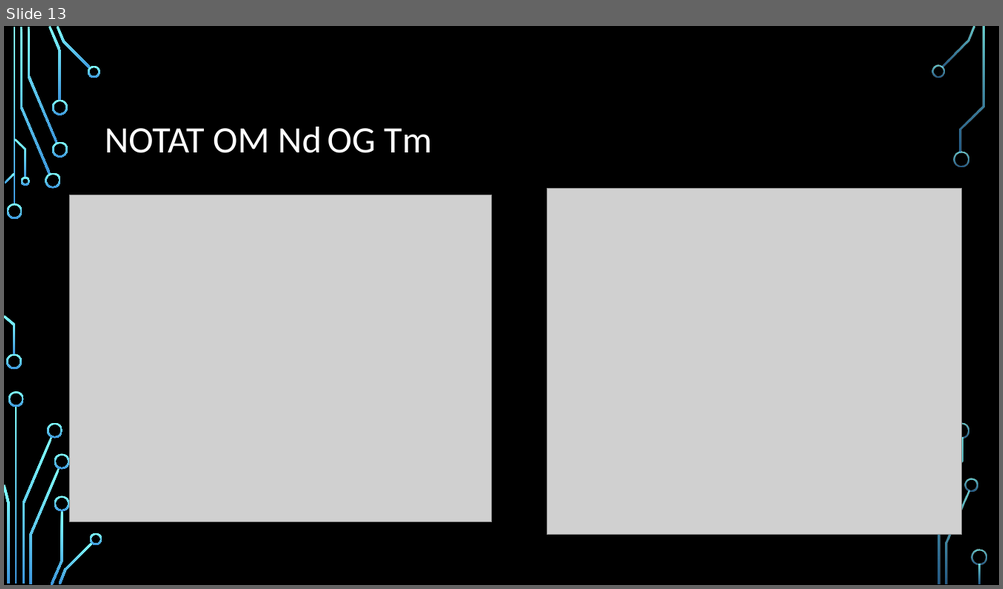
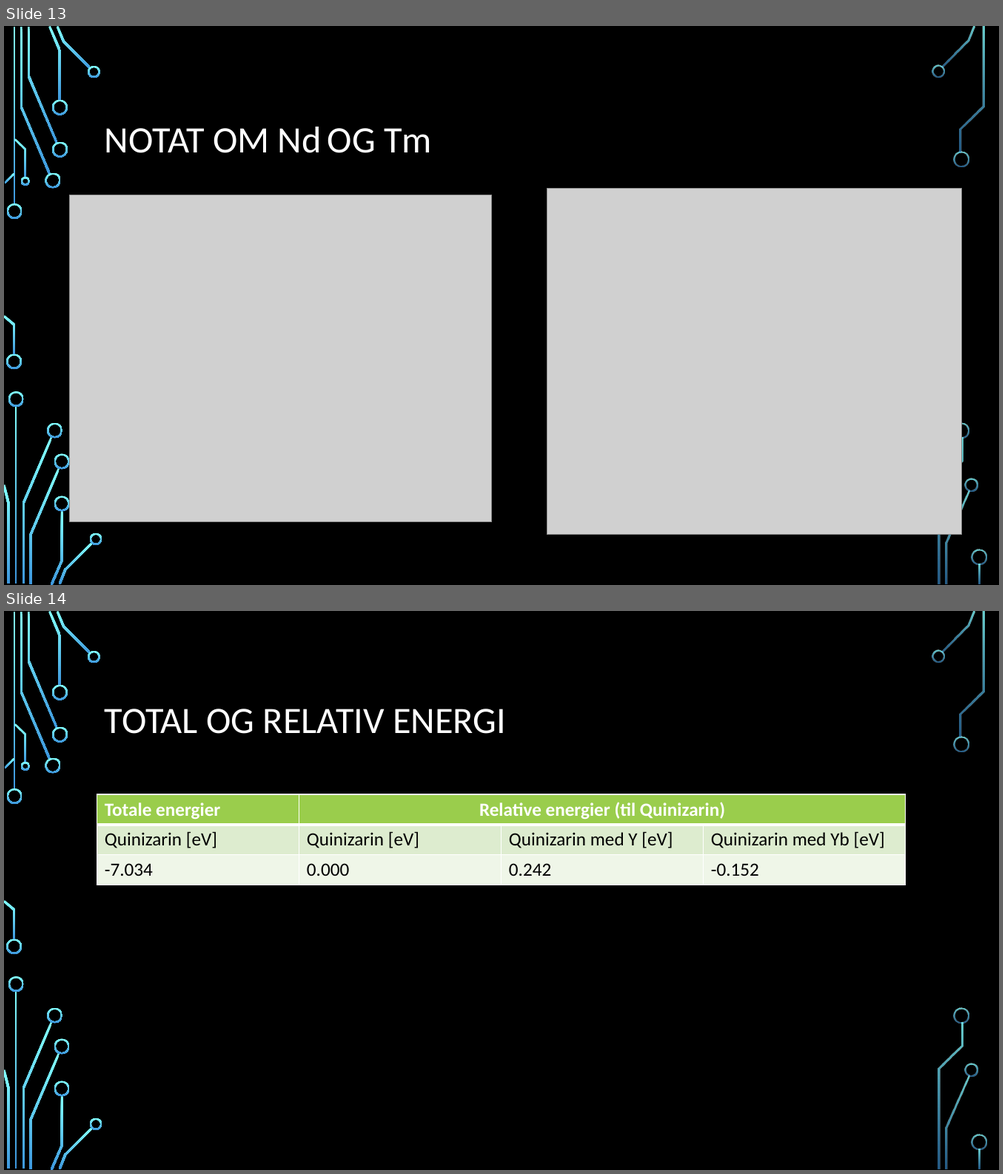
Before and after one commit to alexanjk/FYS-MENA4111-projectH20, a slide deck: Quinizarin som en organisk sensitizer I et tynnfilm.pptx. Shown one above the other, each under a label of ours: slide 13 before the commit, slides 13 and 14 after it. The pictures are 1003x589 and 1003x1174 pixels, drawn with LibreOffice and Linux fonts; fonts in the diff are those of the drawing; grey boxes stand for pictures; background and template pictures are left out. Boxes give left, top, right and bottom in pixels: in the first picture for what was removed or moved away, otherwise in the second. Text is boxed around its words. In the diff, an @@ line names an element or a change of style, - is before the commit and + after.

```diff
--- a/Quinizarin som en organisk sensitizer I et tynnfilm.pptx
+++ b/Quinizarin som en organisk sensitizer I et tynnfilm.pptx
@@ slide 14 added at <box>4,611,999,1170</box>, background picture (left out); not listed: 36 template elements that a slide beside it also shows @@
@@ title added at <box>105,709,506,734</box>, 36 pt, text #FFFFFF @@
+TOTAL OG RELATIV ENERGI
@@ table added at <box>97,795,906,886</box>, 3 rows, 4 columns @@
+Totale energier | Relative energier (til Quinizarin) |  | 
+Quinizarin [eV] | Quinizarin [eV] | Quinizarin med Y [eV] | Quinizarin med Yb [eV]
+-7.034 | 0.000 | 0.242 | -0.152
```
Also in this commit, not shown: 1 slide changed, 7 other slides added, 1 slide removed.
